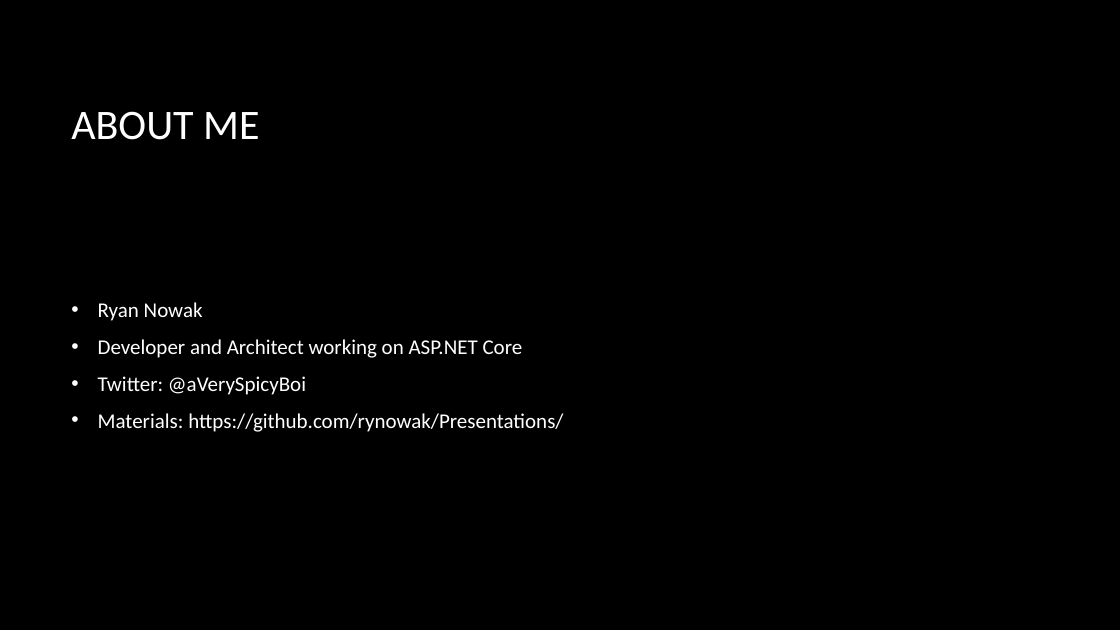
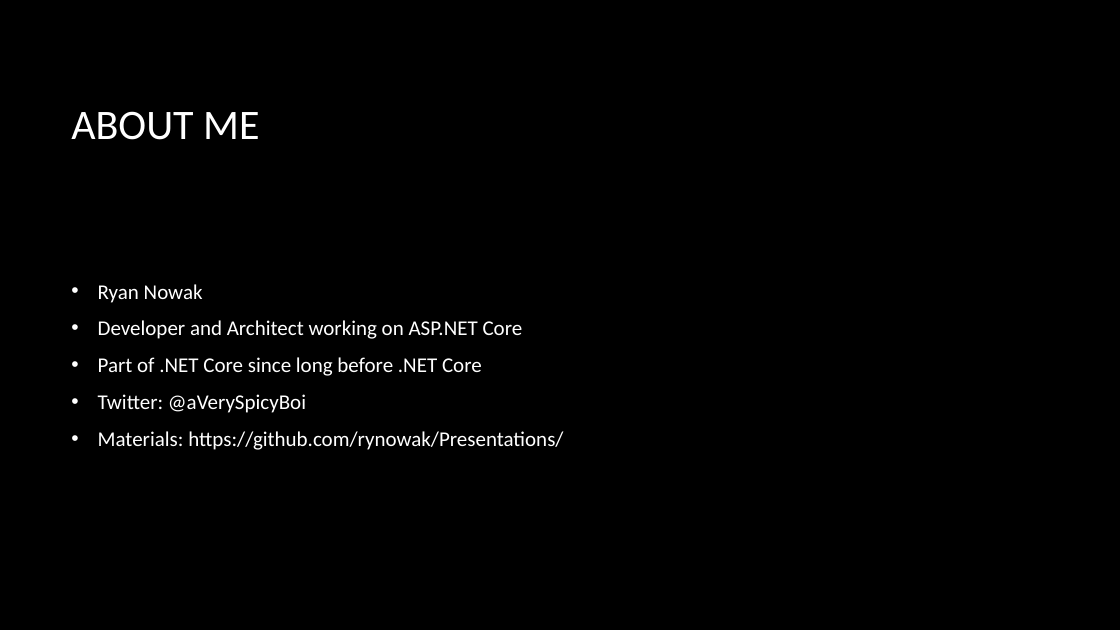
Before and after one commit to rynowak/Presentations, a slide deck: slide 2 of 2019/NDCSyndey/slides.pptx. Drawn at 1120x630 pixels with LibreOffice and Linux fonts; fonts in the diff are those of the drawing; background and template pictures are left out. Boxes give left, top, right and bottom in pixels: in the first picture for what was removed or moved away, otherwise in the second. Text is boxed around its words. In the diff, an @@ line names an element or a change of style, - is before the commit and + after.

```diff
--- a/2019/NDCSyndey/slides.pptx
+++ b/2019/NDCSyndey/slides.pptx
@@ text at box(98, 357, 482, 376): paragraph added @@
+• Part of .NET Core since long before .NET Core
```
Also in this commit, not shown: 11 other slides changed, 5 slides added.
